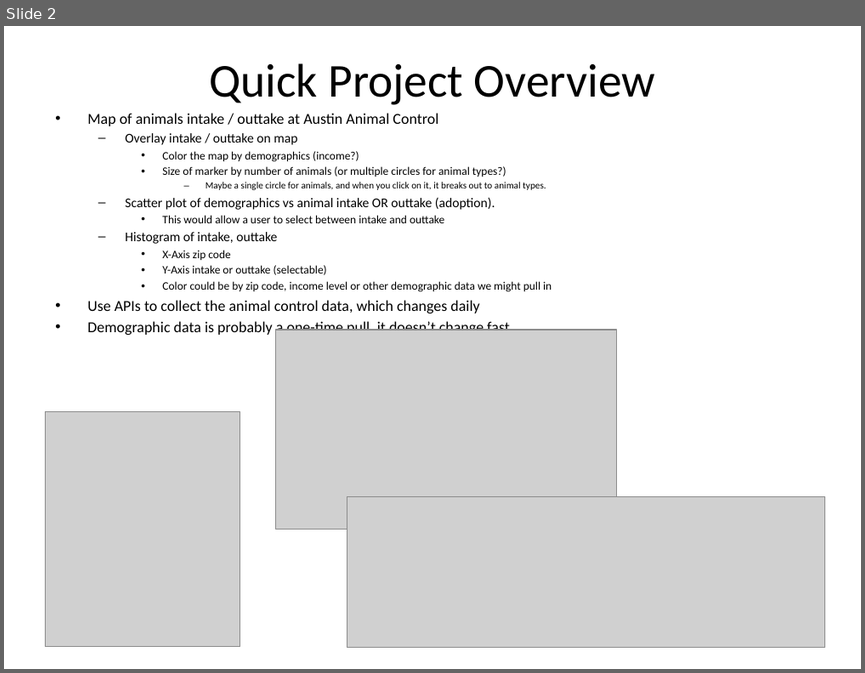
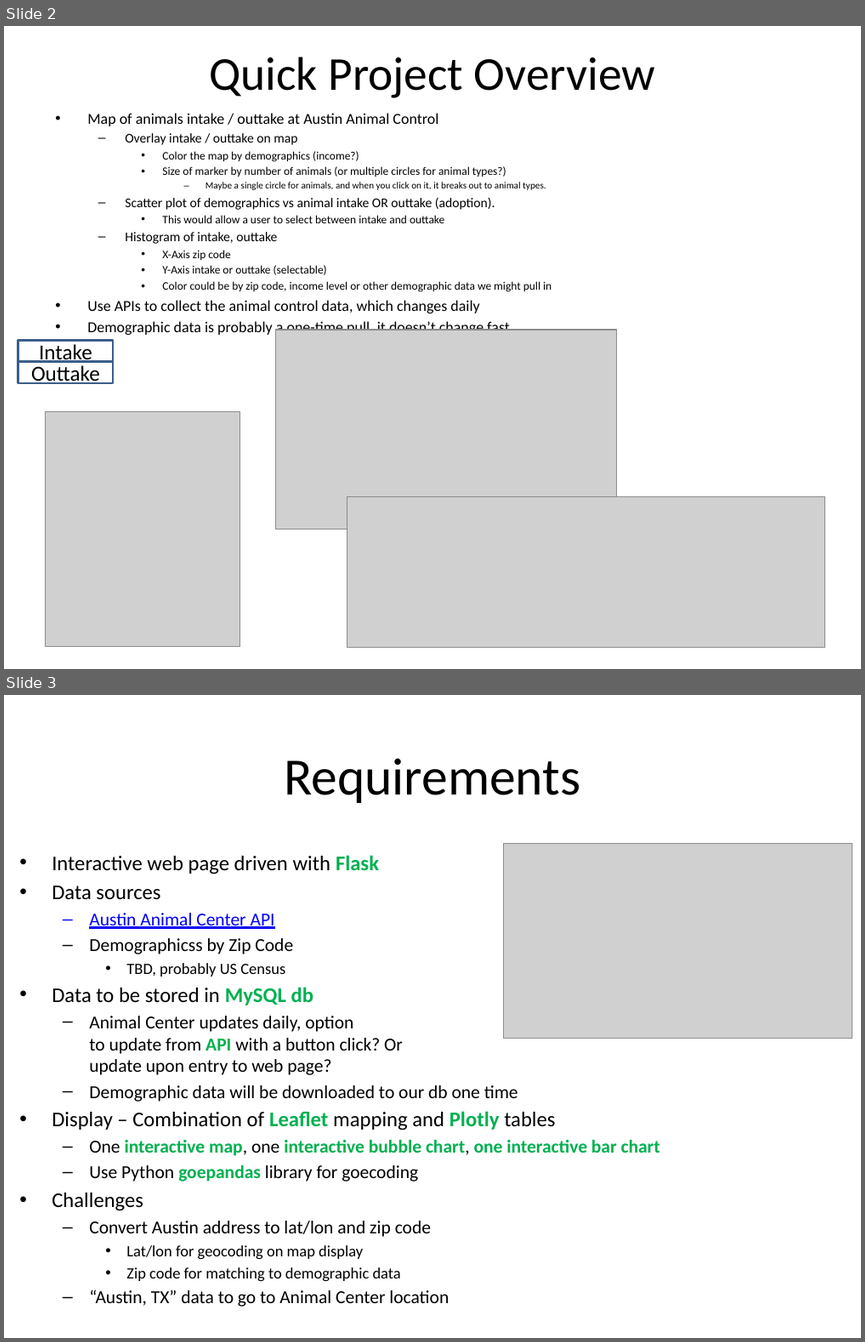
Before and after one commit to ziangzhang10/austin-animal-shelters, a slide deck: Boot Camp Project 2 Proposal.pptx. Shown one above the other, each under a label of ours: slide 2 before the commit, slides 2 and 3 after it. The pictures are 865x673 and 865x1342 pixels, drawn with LibreOffice and Linux fonts; fonts in the diff are those of the drawing; grey boxes stand for pictures. Boxes give left, top, right and bottom in pixels: in the first picture for what was removed or moved away, otherwise in the second. Text is boxed around its words. In the diff, an @@ line names an element or a change of style, - is before the commit and + after.

```diff
--- a/Boot Camp Project 2 Proposal.pptx
+++ b/Boot Camp Project 2 Proposal.pptx
@@ slide 3 added at [4,695,861,1338], background #FFFFFF @@
@@ title added at [284,758,580,803], 44 pt, text #000000 @@
+Requirements
@@ picture added at [504,843,851,1038] @@
@@ text added at [52,855,660,1306], 15.4 pt, text #000000 @@
+• Interactive web page driven with Flask
+• Data sources
+  – Austin Animal Center API
+  – Demographicss by Zip Code
+    • TBD, probably US Census
+• Data to be stored in MySQL db
+  – Animal Center updates daily, option
+    to update from API with a button click? Or
+    update upon entry to web page?
+  – Demographic data will be downloaded to our db one time
+• Display – Combination of Leaflet mapping and Plotly tables
+  – One interactive map, one interactive bubble chart, one interactive bar chart
+  – Use Python goepandas library for goecoding
+• Challenges
+  – Convert Austin address to lat/lon and zip code
+    • Lat/lon for geocoding on map display
+    • Zip code for matching to demographic data
+  – “Austin, TX” data to go to Animal Center location
@@ slide 2 changed as well @@
@@ title "Quick Project Overview": place and size @@
-title "Quick Project Overview" at [209,63,655,105]
+title "Quick Project Overview" at [209,57,655,98]
@@ rectangle added at [18,340,113,362], outline #3A5F8C 2 pt, 18 pt, text #000000 @@
+Intake
@@ rectangle added at [18,362,113,383], outline #3A5F8C 2 pt, 18 pt, text #000000 @@
+Outtake
```
Also in this commit, not shown: 1 other slide changed, 2 other slides added, 1 other file.
